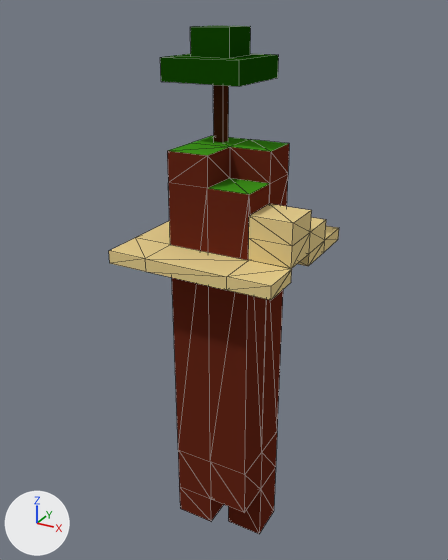
An edit to the Blender file assets/level0.blend, drawn before and after from the same camera.
Rendered twice from a 50 mm lens placed at (6.54, -12.16, 6.83), pointed at (-0.29, 0.26, 0.62). Lighting does not change. The marker at lower left points along +X, +Y and +Z. Mesh edges are drawn as thin lines.

Names of what the first picture shows: 'levelPillar', 'platforms', 'tree'.
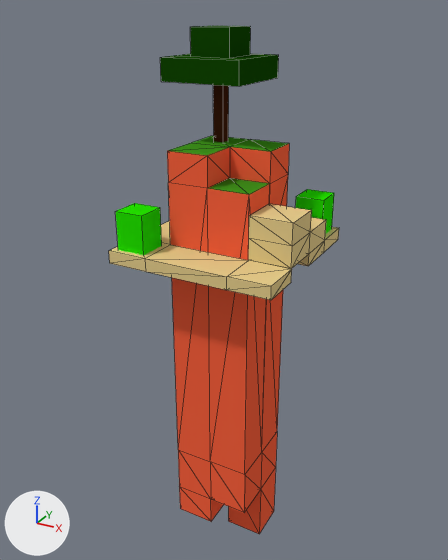
The edits, one by one:
Material 'ground' (mat_ground) changes colour from dark red #66281a to red #fa623f; in linear values from (0.133, 0.0213, 0.0101) to (0.955, 0.123, 0.0496).
Material 'SENSOR' (mat_sensor) is new.
Its base color is (0.0181, 0.8, 0.0) (green #25e700).
Mesh me_sensor1 is new.
It is a box spanning x -0.35..0.35, y -0.35..0.35, z -0.5..0.5.
It uses material mat_sensor (green #25e700).
Object 'sensor' (ob_sensor) is new; it shows me_sensor1.
Its parent is ob_sensorparent.
Its location is (-1.489, -1.499, 2.25).
Object 'sensorParent' (ob_sensorparent) is new.
Its location is (0.0, 0.0, 0.0).
Object 'sensor.002' (ob_sensor_002) is new; it shows me_sensor1.
Its parent is ob_sensorparent.
Its location is (1.511, 1.501, 2.25).

Location of each change, (x1, y1, x2, y2) in pixels of the pictures (448 x 560 px):
'levelPillar', recoloured: (167, 143, 289, 534) in both
'sensor', added (green): after (116, 203, 162, 255)
'sensor.002', added (green): after (296, 189, 334, 234)
